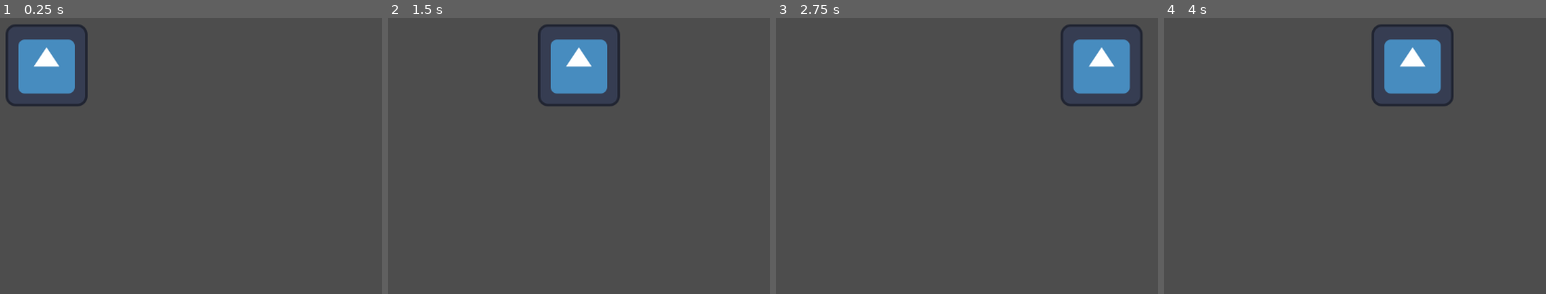
Above: before the commit, frames 1-4 (left to right).
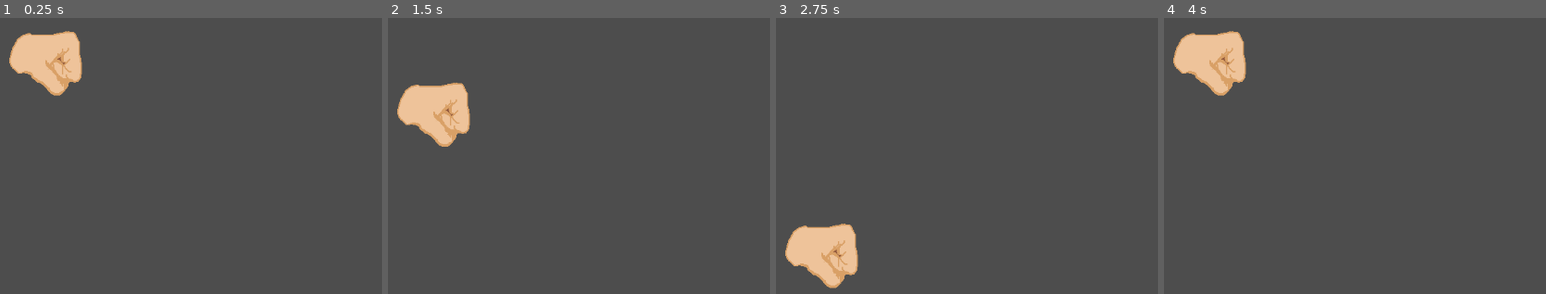
Above: after the commit, the same moments.

Repository: KakiLady/FistBumpGame
Game: Godot game, scene res://scenes/game.tscn
The game is run twice, just before and just after one commit, with the same random seed, the same clock (stepped at 60 frames per second) and the same inputs. The engine's default icon, where the game draws it, is replaced by a stand-in: a white triangle on a blue panel in a dark square.
Inputs:
- Up to frame 1 (0.25 s): no input
- Up to frame 2 (1.5 s): tap Enter at 0.5 s; hold Right (ui_right) 0.53-1.28 s; hold S (down, bound only after the commit) from 1.28 s (still down)
- Up to frame 3 (2.75 s): release S (down, bound only after the commit) at 2.03 s; hold Right (ui_right) from 2.03 s (still down)
- Up to frame 4 (4 s): release Right (ui_right) at 2.78 s; hold W (up, bound only after the commit) 2.78-3.53 s; hold Left (ui_left) from 3.53 s (still down)

The runs differ from the first frame. In frame 1, 4.5% of the frame differs, in the area x 1-24%, y 2-32%; in frame 2, 6.9%; in frame 3, 7.0%; in frame 4, 7.0%, in the area x 2-76%, y 2-32%.

Commit message:
add movement

Diff:
--- a/project.godot
+++ b/project.godot
@@ -15,6 +15,29 @@
 config/features=PackedStringArray("4.2", "Mobile")
 config/icon="res://icon.svg"
 
+[input]
+
+up={
+"deadzone": 0.5,
+"events": [Object(InputEventKey,"resource_local_to_scene":false,"resource_name":"","device":-1,"window_id":0,"alt_pressed":false,"shift_pressed":false,"ctrl_pressed":false,"meta_pressed":false,"pressed":false,"keycode":0,"physical_keycode":87,"key_label":0,"unicode":119,"echo":false,"script":null)
+]
+}
+down={
+"deadzone": 0.5,
+"events": [Object(InputEventKey,"resource_local_to_scene":false,"resource_name":"","device":-1,"window_id":0,"alt_pressed":false,"shift_pressed":false,"ctrl_pressed":false,"meta_pressed":false,"pressed":false,"keycode":0,"physical_keycode":83,"key_label":0,"unicode":115,"echo":false,"script":null)
+]
+}
+left={
+"deadzone": 0.5,
+"events": [Object(InputEventKey,"resource_local_to_scene":false,"resource_name":"","device":-1,"window_id":0,"alt_pressed":false,"shift_pressed":false,"ctrl_pressed":false,"meta_pressed":false,"pressed":false,"keycode":0,"physical_keycode":65,"key_label":0,"unicode":97,"echo":false,"script":null)
+]
+}
+right={
+"deadzone": 0.5,
+"events": [Object(InputEventKey,"resource_local_to_scene":false,"resource_name":"","device":-1,"window_id":0,"alt_pressed":false,"shift_pressed":false,"ctrl_pressed":false,"meta_pressed":false,"pressed":false,"keycode":0,"physical_keycode":68,"key_label":0,"unicode":100,"echo":false,"script":null)
+]
+}
+
 [rendering]
 
 textures/canvas_textures/default_texture_filter=0
--- a/scenes/player.tscn
+++ b/scenes/player.tscn
@@ -1,27 +1,35 @@
-[gd_scene load_steps=5 format=3 uid="uid://omc5wprj71nq"]
+[gd_scene load_steps=6 format=3 uid="uid://omc5wprj71nq"]
 
 [ext_resource type="Script" path="res://scripts/player.gd" id="1_pk6oq"]
-[ext_resource type="Texture2D" uid="uid://d4mpej0kdjbl" path="res://icon.svg" id="2_g7tjg"]
+[ext_resource type="Texture2D" uid="uid://cms8xo6wyqksl" path="res://assets/fist.png" id="2_basuj"]
 
-[sub_resource type="AtlasTexture" id="AtlasTexture_er6g8"]
-atlas = ExtResource("2_g7tjg")
-region = Rect2(0, 0, 128, 128)
+[sub_resource type="AtlasTexture" id="AtlasTexture_aylta"]
+atlas = ExtResource("2_basuj")
+region = Rect2(0, 0, 256, 256)
 
 [sub_resource type="SpriteFrames" id="SpriteFrames_jgod4"]
 animations = [{
 "frames": [{
 "duration": 1.0,
-"texture": SubResource("AtlasTexture_er6g8")
+"texture": SubResource("AtlasTexture_aylta")
 }],
 "loop": true,
-"name": &"default",
+"name": &"new_animation",
 "speed": 5.0
 }]
+
+[sub_resource type="CapsuleShape2D" id="CapsuleShape2D_78m1u"]
+radius = 60.0
+height = 120.0
 
 [node name="CharacterBody2D" type="CharacterBody2D"]
 script = ExtResource("1_pk6oq")
 
 [node name="AnimatedSprite2D" type="AnimatedSprite2D" parent="."]
+position = Vector2(-1, 0)
 sprite_frames = SubResource("SpriteFrames_jgod4")
+animation = &"new_animation"
 
 [node name="CollisionShape2D" type="CollisionShape2D" parent="."]
+position = Vector2(2, -9)
+shape = SubResource("CapsuleShape2D_78m1u")
--- a/scripts/player.gd
+++ b/scripts/player.gd
@@ -1,23 +1,11 @@
 extends CharacterBody2D
 
+@export var speed = 400
 
-const SPEED = 300.0
-
-# Get the gravity from the project settings to be synced with RigidBody nodes.
-var gravity = ProjectSettings.get_setting("physics/2d/default_gravity")
-
+func get_input():
+	var input_direction = Input.get_vector("left", "right", "up", "down")
+	velocity = input_direction * speed
 
 func _physics_process(delta):
-	# Add the gravity.
-
-
-
-	# Get the input direction and handle the movement/deceleration.
-	# As good practice, you should replace UI actions with custom gameplay actions.
-	var direction = Input.get_axis("ui_left", "ui_right")
-	if direction:
-		velocity.x = direction * SPEED
-	else:
-		velocity.x = move_toward(velocity.x, 0, SPEED)
-
+	get_input()
 	move_and_slide()
